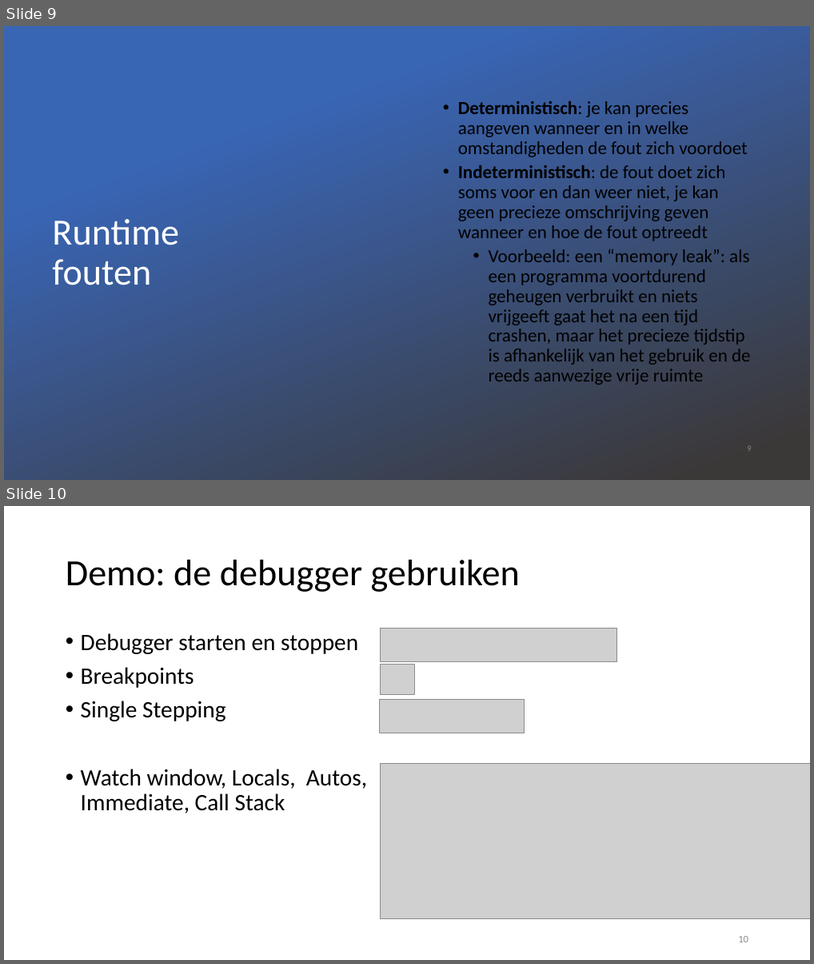
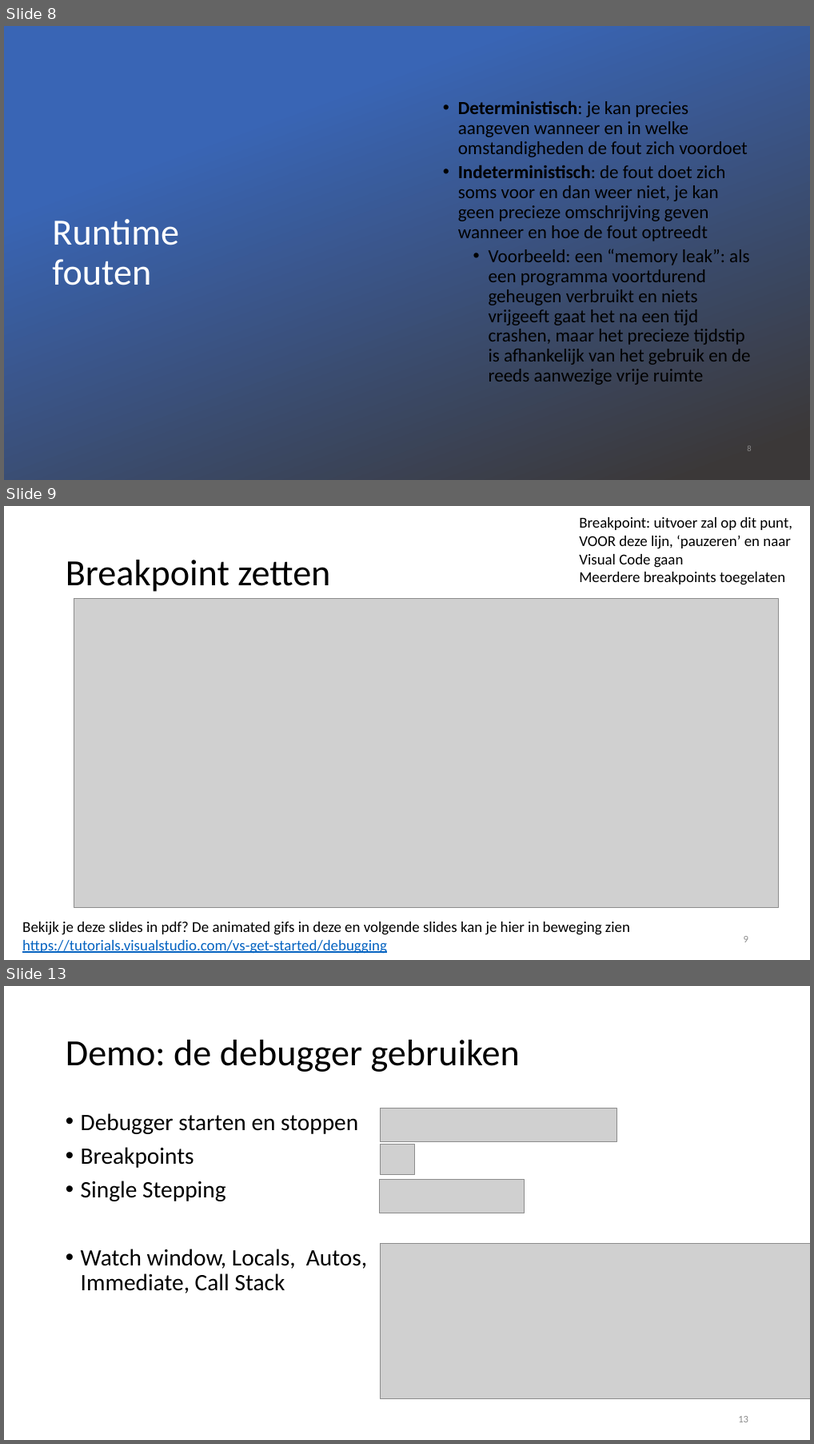
Before and after one commit to v-nys/cursusprogrammeren, a slide deck: _SLIDES/DEEL1/H3/7_Debuggen.pptx. Shown one above the other, each under a label of ours: slides 9 and 10 before the commit, slides 8, 9 and 13 after it; the slides between them are not shown. The pictures are 814x964 and 814x1444 pixels, drawn with LibreOffice and Linux fonts; fonts in the diff are those of the drawing; grey boxes stand for pictures; background and template pictures are left out. Boxes give left, top, right and bottom in pixels: in the first picture for what was removed or moved away, otherwise in the second. Text is boxed around its words. In the diff, an @@ line names an element or a change of style, - is before the commit and + after.

Commit message:
debuggen naar juiste file

```diff
--- a/_SLIDES/DEEL1/H3/7_Debuggen.pptx
+++ b/_SLIDES/DEEL1/H3/7_Debuggen.pptx
@@ slide 9 added at (4,506,810,960), background #FFFFFF @@
@@ text added at (579,517,793,585), 18 pt, text #000000 @@
+Breakpoint: uitvoer zal op dit punt, VOOR deze lijn, ‘pauzeren’ en naar Visual Code gaan
+Meerdere breakpoints toegelaten
@@ title added at (66,560,330,592), 44 pt, text #000000 @@
+Breakpoint zetten
@@ picture added at (74,599,778,907) @@
@@ text added at (22,921,630,953), 18 pt, text #000000 @@
+Bekijk je deze slides in pdf? De animated gifs in deze en volgende slides kan je hier in beweging zien https://tutorials.visualstudio.com/vs-get-started/debugging
@@ page number added at (744,936,749,942), 12 pt, text #8C8C8C @@
+9
@@ what was slide 9 is now slide 8 @@
@@ what was slide 10 is now slide 13 @@
@@ page number at (738,1416,749,1422): text changed @@
-10
+13
```
Also in this commit, not shown: 1 slide changed, 3 other slides added, 1 slide removed, 1 other file.
